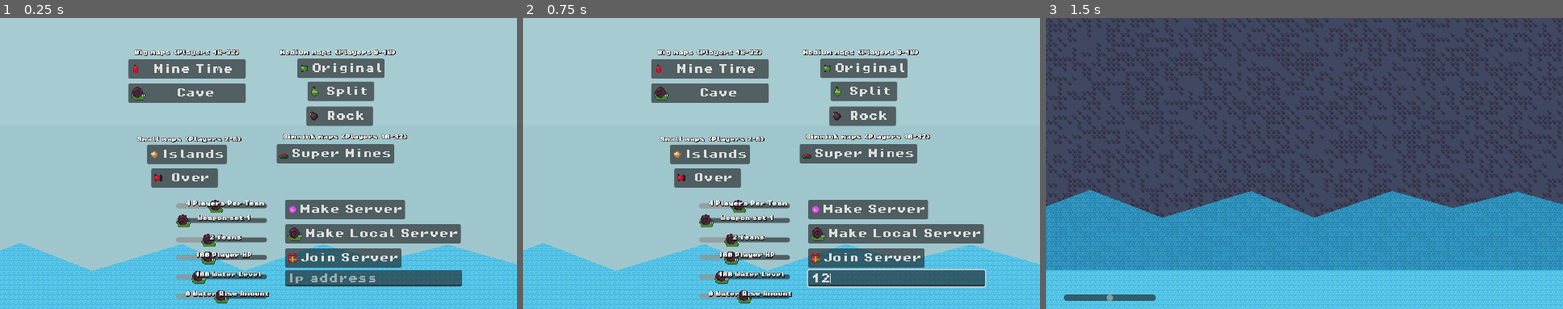
Above: before the commit, frames 1-3 (left to right).
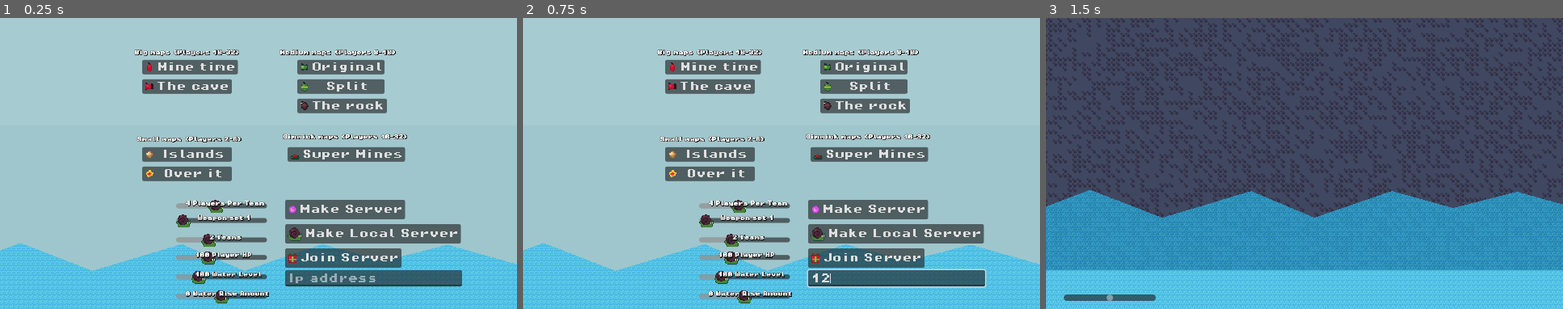
Above: after the commit, the same moments.

Repository: codingbanana21/Snail-Wars
Game: Godot game, scene res://scenes/main_menu.tscn
Same seed, same stepped clock (60 frames per second), same inputs: the game is played once before the commit and once after it.
Inputs (mouse positions are in pixels of both pictures, inside the frame that each line leads up to):
- Up to frame 1 (0.25 s): no input
- Up to frame 2 (0.75 s): click (895, 276) at 0.52 s; type "12" at 0.6 s
- Up to frame 3 (1.5 s): click (1232, 67) at 1.25 s, where only the run before the commit has a clickable "Mine Time"

The runs differ from the first frame. In frame 1, 6.3% of the frame differs, in the area x 24-79%, y 13-59%; in frame 2, 6.3%; in frame 3, nothing differs.

Commit message:
Updated map buttons

Diff:
--- a/scenes/main_menu.tscn
+++ b/scenes/main_menu.tscn
@@ -6,10 +6,12 @@
 [ext_resource type="FontFile" uid="uid://beb0vnnahy1kh" path="res://assets/fonts/PixelOperator8-Bold.ttf" id="4_7b55j"]
 [ext_resource type="Texture2D" uid="uid://b7fgok4ioqjf" path="res://assets/images/tnt.png" id="5_5pajh"]
 [ext_resource type="Texture2D" uid="uid://bdm5g2j38707a" path="res://assets/images/snail.png" id="6_j7ex8"]
+[ext_resource type="PackedScene" uid="uid://d13cid3q1ddw8" path="res://scenes/map_button.tscn" id="7_7b55j"]
 [ext_resource type="Texture2D" uid="uid://b3h4dly8ovb37" path="res://assets/images/rocket.png" id="7_a8gd2"]
 [ext_resource type="Texture2D" uid="uid://qlt5j1ltdxr2" path="res://assets/images/grenade.png" id="8_hstxw"]
 [ext_resource type="Texture2D" uid="uid://cdi5eipdsfw53" path="res://assets/images/bomb.png" id="9_8egab"]
 [ext_resource type="Texture2D" uid="uid://blounwen1686h" path="res://assets/images/bullet.png" id="10_gw5y6"]
+[ext_resource type="Texture2D" uid="uid://h8kw05ufxj51" path="res://assets/images/fire.png" id="11_5pajh"]
 [ext_resource type="Texture2D" uid="uid://x4hcewvk3glh" path="res://assets/images/drill.png" id="11_svtp6"]
 [ext_resource type="Texture2D" uid="uid://cdrohksna380c" path="res://assets/images/land_mine.png" id="12_1dfpl"]
 [ext_resource type="Texture2D" uid="uid://c0trkmwdkg627" path="res://assets/images/teleporta.png" id="13_1ajci"]
@@ -50,25 +52,23 @@
 label_settings = ExtResource("3_1ajci")
 metadata/_edit_use_anchors_ = true
 
-[node name="b1Button" type="Button" parent="Menu/Maps" unique_id=1620950837]
-offset_left = -215.0
-offset_top = -348.0
-offset_right = -21.0
-offset_bottom = -316.0
-theme_override_fonts/font = ExtResource("4_7b55j")
-text = "Mine Time"
+[node name="B1MapButton" parent="Menu/Maps" unique_id=132146067 instance=ExtResource("7_7b55j")]
+offset_left = -192.0
+offset_top = -347.0
+offset_right = -34.0
+offset_bottom = -323.0
+text = "Mine time"
 icon = ExtResource("5_5pajh")
-metadata/_edit_use_anchors_ = true
-
-[node name="b2Button" type="Button" parent="Menu/Maps" unique_id=1389105482]
-offset_left = -215.0
-offset_top = -308.0
-offset_right = -21.0
-offset_bottom = -276.0
-theme_override_fonts/font = ExtResource("4_7b55j")
-text = "Cave"
-icon = ExtResource("6_j7ex8")
-metadata/_edit_use_anchors_ = true
+map = "b1"
+
+[node name="B2MapButton" parent="Menu/Maps" unique_id=2026389007 instance=ExtResource("7_7b55j")]
+offset_left = -192.0
+offset_top = -315.0
+offset_right = -44.0
+offset_bottom = -291.0
+text = "The cave"
+icon = ExtResource("11_svtp6")
+map = "b2"
 
 [node name="MapLabel2" type="Label" parent="Menu/Maps" unique_id=498424789]
 offset_left = 35.0
@@ -80,35 +80,31 @@
 label_settings = ExtResource("3_1ajci")
 metadata/_edit_use_anchors_ = true
 
-[node name="m1Button" type="Button" parent="Menu/Maps" unique_id=367210282]
+[node name="M1MapButton" parent="Menu/Maps" unique_id=2021083051 instance=ExtResource("7_7b55j")]
 offset_left = 64.0
-offset_top = -349.0
+offset_top = -347.0
 offset_right = 208.0
-offset_bottom = -317.0
-theme_override_fonts/font = ExtResource("4_7b55j")
+offset_bottom = -323.0
 text = "Original"
 icon = ExtResource("7_a8gd2")
-metadata/_edit_use_anchors_ = true
-
-[node name="m2Button" type="Button" parent="Menu/Maps" unique_id=534044815]
-offset_left = 81.0
-offset_top = -311.0
-offset_right = 191.0
-offset_bottom = -279.0
-theme_override_fonts/font = ExtResource("4_7b55j")
+
+[node name="M2MapButton" parent="Menu/Maps" unique_id=1499827498 instance=ExtResource("7_7b55j")]
+offset_left = 64.0
+offset_top = -315.0
+offset_right = 208.0
+offset_bottom = -291.0
 text = "Split"
 icon = ExtResource("8_hstxw")
-metadata/_edit_use_anchors_ = true
-
-[node name="m3Button" type="Button" parent="Menu/Maps" unique_id=1759142092]
-offset_left = 79.0
-offset_top = -270.0
-offset_right = 189.0
-offset_bottom = -238.0
-theme_override_fonts/font = ExtResource("4_7b55j")
-text = "Rock"
+map = "m2"
+
+[node name="M3MapButton" parent="Menu/Maps" unique_id=421375843 instance=ExtResource("7_7b55j")]
+offset_left = 64.0
+offset_top = -283.0
+offset_right = 212.0
+offset_bottom = -259.0
+text = "The rock"
 icon = ExtResource("9_8egab")
-metadata/_edit_use_anchors_ = true
+map = "m3"
 
 [node name="MapLabel3" type="Label" parent="Menu/Maps" unique_id=218978788]
 offset_left = -201.0
@@ -120,25 +116,23 @@
 label_settings = ExtResource("3_1ajci")
 metadata/_edit_use_anchors_ = true
 
-[node name="s1Button" type="Button" parent="Menu/Maps" unique_id=1242686351]
-offset_left = -184.0
-offset_top = -207.0
-offset_right = -52.0
-offset_bottom = -175.0
-theme_override_fonts/font = ExtResource("4_7b55j")
+[node name="S1MapButton" parent="Menu/Maps" unique_id=1199257575 instance=ExtResource("7_7b55j")]
+offset_left = -192.0
+offset_top = -203.0
+offset_right = -44.0
+offset_bottom = -179.0
 text = "Islands"
 icon = ExtResource("10_gw5y6")
-metadata/_edit_use_anchors_ = true
-
-[node name="s2Button" type="Button" parent="Menu/Maps" unique_id=2026222464]
-offset_left = -177.0
-offset_top = -168.0
-offset_right = -67.0
-offset_bottom = -136.0
-theme_override_fonts/font = ExtResource("4_7b55j")
-text = "Over"
-icon = ExtResource("11_svtp6")
-metadata/_edit_use_anchors_ = true
+map = "s1"
+
+[node name="S2MapButton" parent="Menu/Maps" unique_id=279227966 instance=ExtResource("7_7b55j")]
+offset_left = -192.0
+offset_top = -171.0
+offset_right = -44.0
+offset_bottom = -147.0
+text = "Over it"
+icon = ExtResource("11_5pajh")
+map = "s2"
 
 [node name="MapLabel4" type="Label" parent="Menu/Maps" unique_id=913343943]
 anchors_preset = -1
@@ -151,15 +145,14 @@
 label_settings = ExtResource("3_1ajci")
 metadata/_edit_use_anchors_ = true
 
-[node name="g1Button" type="Button" parent="Menu/Maps" unique_id=212432245]
-offset_left = 30.0
-offset_top = -208.0
-offset_right = 224.0
-offset_bottom = -176.0
-theme_override_fonts/font = ExtResource("4_7b55j")
+[node name="G1MapButton" parent="Menu/Maps" unique_id=1936396846 instance=ExtResource("7_7b55j")]
+offset_left = 48.0
+offset_top = -203.0
+offset_right = 242.0
+offset_bottom = -179.0
 text = "Super Mines"
 icon = ExtResource("12_1dfpl")
-metadata/_edit_use_anchors_ = true
+map = "g1"
 
 [node name="Settings" type="Node2D" parent="Menu" unique_id=1465944648]
 
@@ -361,14 +354,14 @@
 color = Color(0.6509804, 0.79607844, 0.81960785, 1)
 metadata/_edit_use_anchors_ = true
 
-[connection signal="pressed" from="Menu/Maps/b1Button" to="." method="_on_b_1_button_pressed"]
-[connection signal="pressed" from="Menu/Maps/b2Button" to="." method="_on_b_2_button_pressed"]
-[connection signal="pressed" from="Menu/Maps/m1Button" to="." method="_on_m_1_button_pressed"]
-[connection signal="pressed" from="Menu/Maps/m2Button" to="." method="_on_m_2_button_pressed"]
-[connection signal="pressed" from="Menu/Maps/m3Button" to="." method="_on_m_3_button_pressed"]
-[connection signal="pressed" from="Menu/Maps/s1Button" to="." method="_on_s_1_button_pressed"]
-[connection signal="pressed" from="Menu/Maps/s2Button" to="." method="_on_s_2_button_pressed"]
-[connection signal="pressed" from="Menu/Maps/g1Button" to="." method="_on_g_1_button_pressed"]
+[connection signal="make_map" from="Menu/Maps/B1MapButton" to="." method="_on_map_button_make_map"]
+[connection signal="make_map" from="Menu/Maps/B2MapButton" to="." method="_on_map_button_make_map"]
+[connection signal="make_map" from="Menu/Maps/M1MapButton" to="." method="_on_map_button_make_map"]
+[connection signal="make_map" from="Menu/Maps/M2MapButton" to="." method="_on_map_button_make_map"]
+[connection signal="make_map" from="Menu/Maps/M3MapButton" to="." method="_on_map_button_make_map"]
+[connection signal="make_map" from="Menu/Maps/S1MapButton" to="." method="_on_map_button_make_map"]
+[connection signal="make_map" from="Menu/Maps/S2MapButton" to="." method="_on_map_button_make_map"]
+[connection signal="make_map" from="Menu/Maps/G1MapButton" to="." method="_on_map_button_make_map"]
 [connection signal="pressed" from="Menu/Multiplayer/LocalServer" to="." method="_on_local_server_pressed"]
 [connection signal="pressed" from="Menu/Multiplayer/OnlineServer" to="." method="_on_online_server_pressed"]
 [connection signal="pressed" from="Menu/Multiplayer/Client" to="." method="_on_client_pressed"]
--- /dev/null
+++ b/scenes/map_button.tscn
@@ -0,0 +1,13 @@
+[gd_scene format=3 uid="uid://d13cid3q1ddw8"]
+
+[ext_resource type="FontFile" uid="uid://beb0vnnahy1kh" path="res://assets/fonts/PixelOperator8-Bold.ttf" id="1_y71mn"]
+[ext_resource type="Script" uid="uid://vs5m76gne6j4" path="res://scripts/map_button.gd" id="2_68qgm"]
+
+[node name="MapButton" type="Button" unique_id=421375843]
+offset_right = 8.0
+offset_bottom = 8.0
+theme_override_fonts/font = ExtResource("1_y71mn")
+text = "Map"
+script = ExtResource("2_68qgm")
+
+[connection signal="pressed" from="." to="." method="_on_pressed"]
--- /dev/null
+++ b/scripts/map_button.gd
@@ -0,0 +1,10 @@
+class_name MapButton
+extends Button
+
+signal make_map(map)
+
+@export var map: String = "m1"
+
+
+func _on_pressed() -> void:
+	emit_signal("make_map", map)
--- a/scripts/menu.gd
+++ b/scripts/menu.gd
@@ -27,7 +27,7 @@
 
 
 func _ready() -> void:
-	multiplayer_spawner.spawn_function = load_map
+	multiplayer_spawner.spawn_function = make_map
 
 
 func _process(_delta: float) -> void:
@@ -51,7 +51,7 @@
 		Globals.water_rise = -int(water_rise_h_slide.value)
 
 
-func load_map(inputs: Dictionary = {"multiplayer":false,
+func make_map(inputs: Dictionary = {"multiplayer":false,
 		"map":"m1",
 		"players_in_team":1,
 		"teams_weapons":[],
@@ -205,33 +205,5 @@
 		upnp.delete_port_mapping(SERVER_PORT, "UDP")
 
 
-func _on_b_1_button_pressed() -> void:
-	load_map({"multiplayer":false,"map":"b1"})
-
-
-func _on_b_2_button_pressed() -> void:
-	load_map({"multiplayer":false,"map":"b2"})
-
-
-func _on_m_1_button_pressed() -> void:
-	load_map({"multiplayer":false,"map":"m1"})
-
-
-func _on_m_2_button_pressed() -> void:
-	load_map({"multiplayer":false,"map":"m2"})
-
-
-func _on_m_3_button_pressed() -> void:
-	load_map({"multiplayer":false,"map":"m3"})
-
-
-func _on_s_1_button_pressed() -> void:
-	load_map({"multiplayer":false,"map":"s1"})
-
-
-func _on_s_2_button_pressed() -> void:
-	load_map({"multiplayer":false,"map":"s2"})
-
-
-func _on_g_1_button_pressed() -> void:
-	load_map({"multiplayer":false,"map":"g1"})
+func _on_map_button_make_map(map: Variant) -> void:
+	make_map({"multiplayer":false,"map":map})
Not shown, added: scripts/map_button.gd.uid
